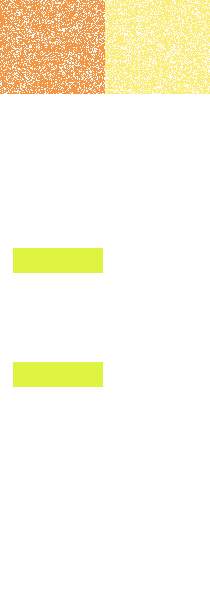
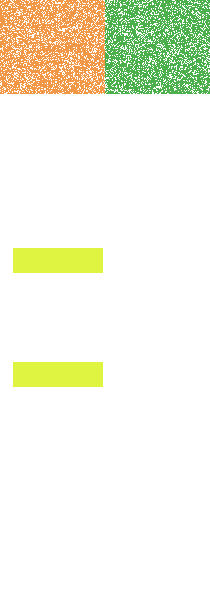
Two versions of the same layered image (210x595). Layer-by-layer changes:
added layer "추동복" above "동복" over [105, 0, 210, 94]
hid "하복" over [105, 0, 210, 94]
